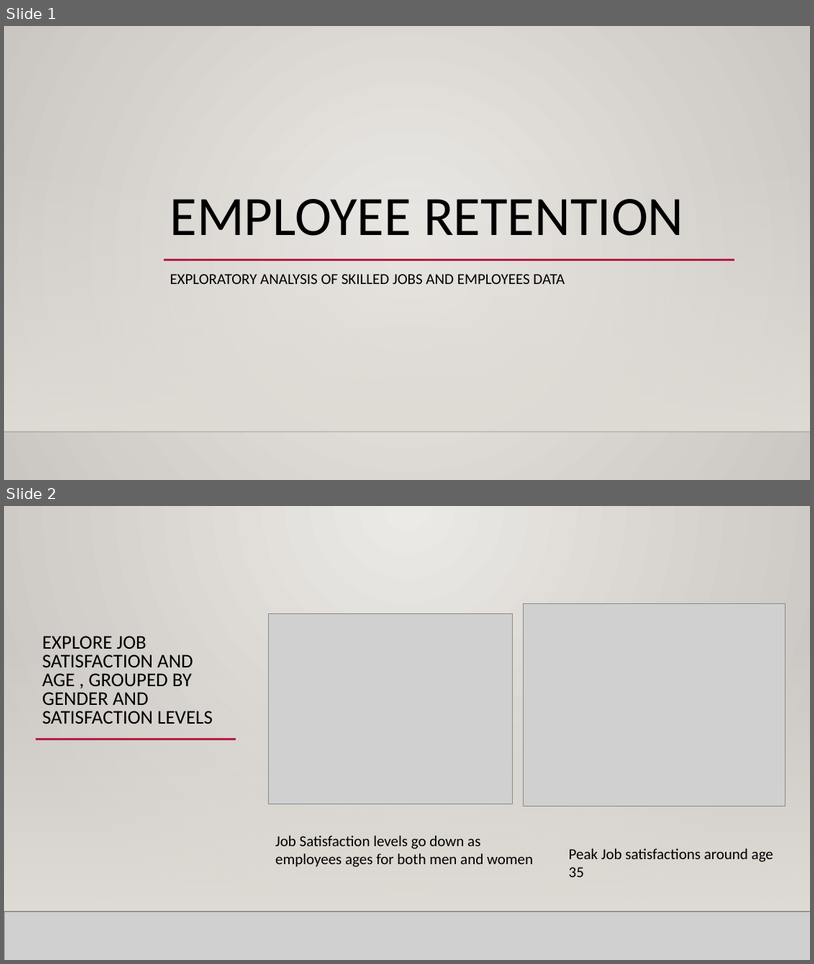
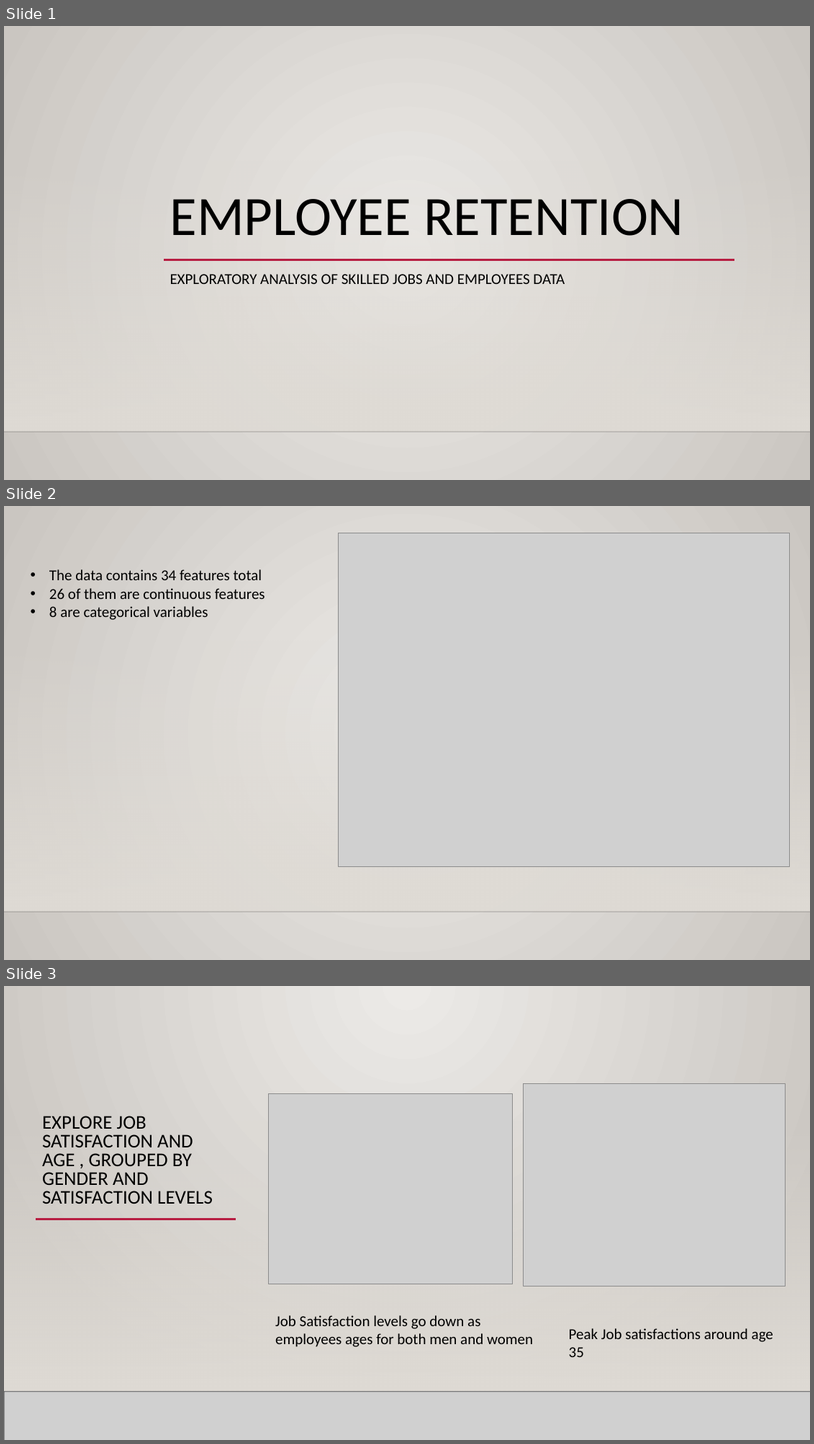
Before and after one commit to bSharpCyclist/MSDS-6306---Case-Study-2, a slide deck: CaseStudy2.pptx. Shown one above the other, each under a label of ours: slides 1 and 2 before the commit, slides 1, 2 and 3 after it. The pictures are 814x964 and 814x1444 pixels, drawn with LibreOffice and Linux fonts; fonts in the diff are those of the drawing; grey boxes stand for pictures; background and template pictures are left out. Boxes give left, top, right and bottom in pixels: in the first picture for what was removed or moved away, otherwise in the second. Text is boxed around its words. In the diff, an @@ line names an element or a change of style, - is before the commit and + after.

Commit message:
final docs

```diff
--- a/CaseStudy2.pptx
+++ b/CaseStudy2.pptx
@@ slide 2 added at <box>4,506,810,960</box>, background gradient #ECEAE7 to #CAC7C1; not listed: 2 template elements that a slide beside it also shows @@
@@ picture added at <box>339,533,790,867</box> @@
@@ text added at <box>49,569,265,620</box>, 18 pt, text #000000 @@
+• The data contains 34 features total
+• 26 of them are continuous features
+• 8 are categorical variables
@@ what was slide 2 is now slide 3 @@
```
